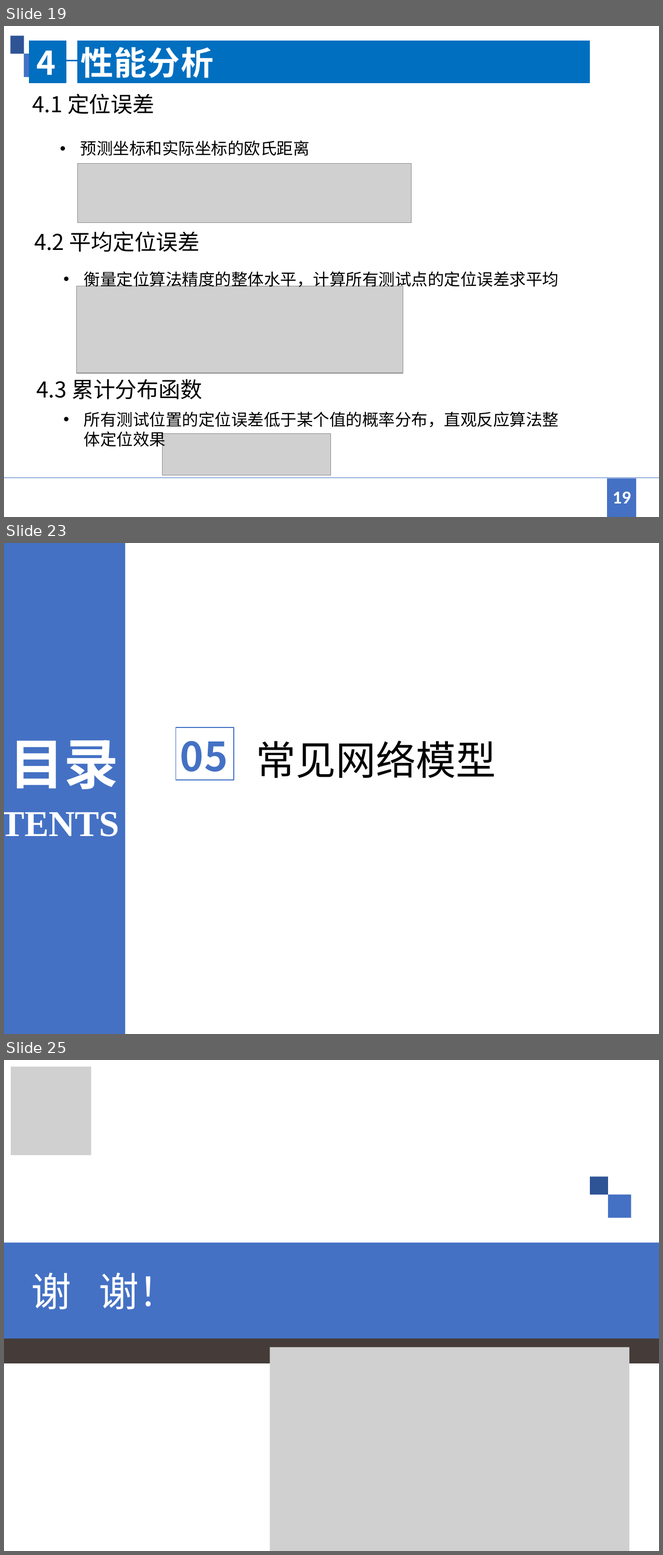
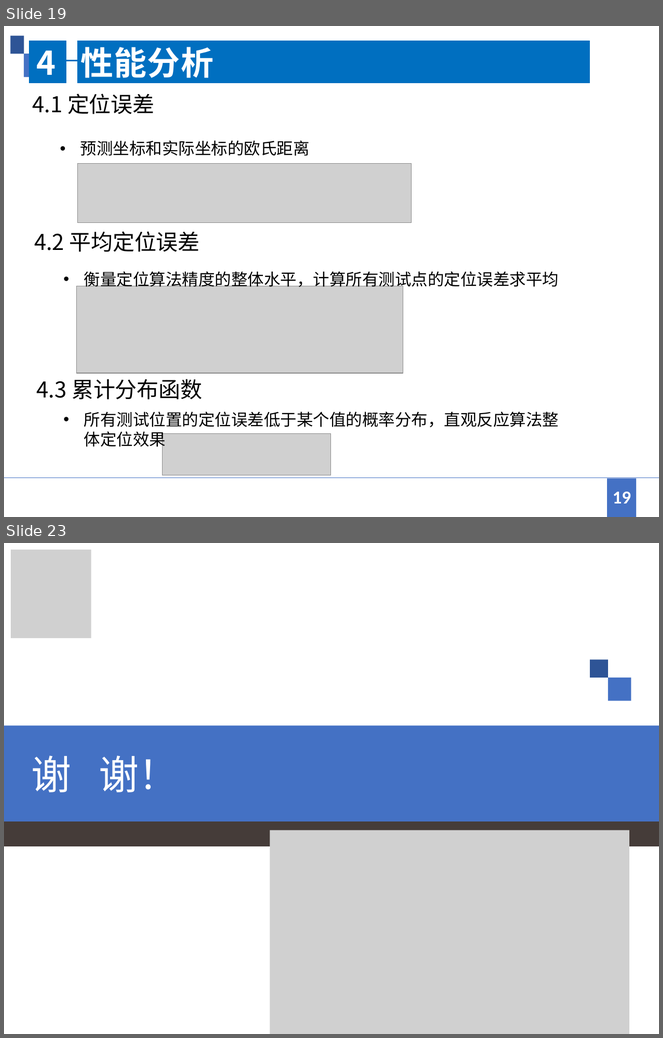
Before and after one commit to jingwei1205/MyCourse, a slide deck: 卫星定位/WIFI室内定位方法综述.pptx. Shown one above the other, each under a label of ours: slides 19, 23 and 25 before the commit, slides 19 and 23 after it; the slides between them are not shown. The pictures are 663x1555 and 663x1038 pixels, drawn with LibreOffice and Linux fonts; fonts in the diff are those of the drawing; grey boxes stand for pictures. Boxes give left, top, right and bottom in pixels: in the first picture for what was removed or moved away, otherwise in the second. Text is boxed around its words. In the diff, an @@ line names an element or a change of style, - is before the commit and + after.

```diff
--- a/卫星定位/WIFI室内定位方法综述.pptx
+++ b/卫星定位/WIFI室内定位方法综述.pptx
@@ slide 23 removed at (4,543,659,1034), background #FFFFFF @@
@@ freeform shape removed at (4,543,125,1034) @@
@@ rectangle removed at (176,728,234,780) @@
-05
@@ text removed at (9,740,118,789) @@
-目录
@@ text removed at (256,741,496,778) @@
-常见网络模型
@@ text removed at (4,812,119,837) @@
-TENTS
@@ what was slide 25 is now slide 23 @@
```
Also in this commit, not shown: 3 slides changed, 1 other slide removed.
